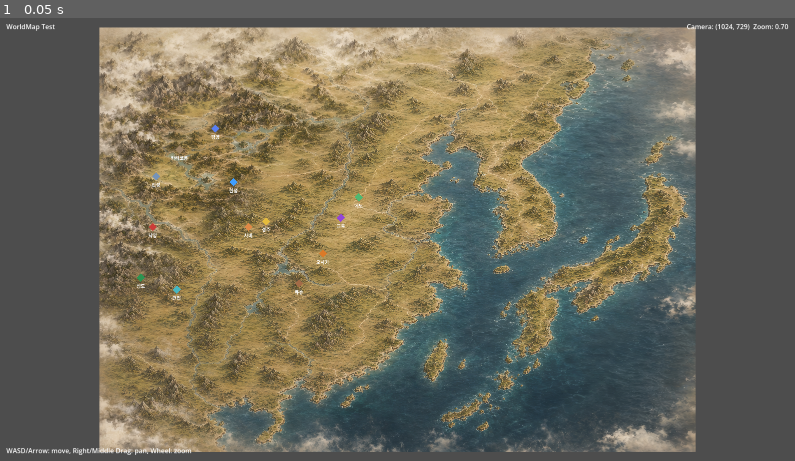
Above: before the commit, frame 1.
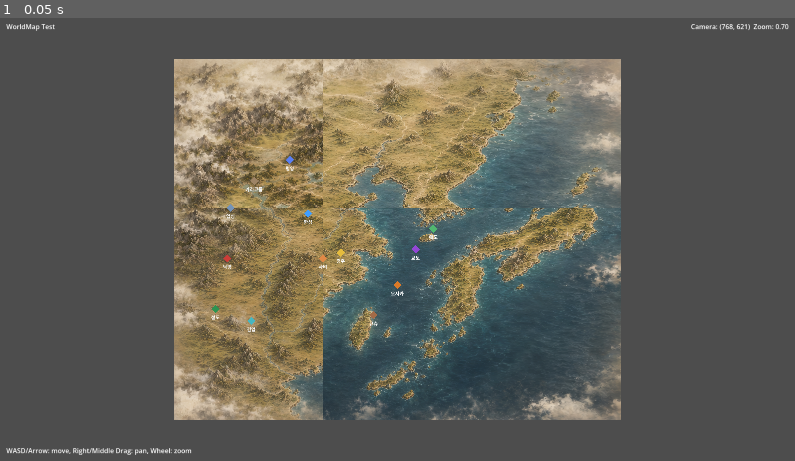
Above: after the commit, the same moment.

Repository: kimjak-app/SamWar_BattleLab
Game: Godot game, scene res://WorldMap_Test.tscn
The game is run twice, just before and just after one commit, with the same random seed, the same clock (stepped at 60 frames per second) and the same inputs. This scene is started directly instead of the project's main scene.
Inputs:
- Up to frame 1 (0.05 s): no input

The runs differ from the first frame. In frame 1, 52% of the frame differs, in the area x 12-100%, y 1-98%.

Commit message:
[v0.68b-2-hotfix3 WorldMap Manual Tile Layout Control]

Diff:
--- a/scripts/worldmap_test.gd
+++ b/scripts/worldmap_test.gd
@@ -19,7 +19,7 @@
 
 
 func _ready() -> void:
-	_configure_tiles()
+	_refresh_world_rect_from_scene_tiles()
 	_configure_camera()
 	_update_camera_debug_label()
 
@@ -48,17 +48,22 @@
 		get_viewport().set_input_as_handled()
 
 
-func _configure_tiles() -> void:
-	var tile_size := _get_primary_tile_size()
-	tile_a1_top_left.centered = false
-	tile_a2_top_right.centered = false
-	tile_b1_bottom_left.centered = false
-	tile_b2_bottom_right.centered = false
-	tile_a1_top_left.position = Vector2.ZERO
-	tile_a2_top_right.position = Vector2(tile_size.x, 0.0)
-	tile_b1_bottom_left.position = Vector2(0.0, tile_size.y)
-	tile_b2_bottom_right.position = tile_size
-	_world_rect = Rect2(Vector2.ZERO, tile_size * 2.0)
+func _refresh_world_rect_from_scene_tiles() -> void:
+	var tile_rects: Array[Rect2] = []
+	var tiles: Array[Sprite2D] = [tile_a1_top_left, tile_a2_top_right, tile_b1_bottom_left, tile_b2_bottom_right]
+	for tile in tiles:
+		var tile_rect := _get_tile_world_rect(tile)
+		if tile_rect.size != Vector2.ZERO:
+			tile_rects.append(tile_rect)
+
+	if tile_rects.is_empty():
+		push_warning("WorldMap tile rects are unavailable; using fallback camera clamp rect.")
+		_world_rect = Rect2(Vector2.ZERO, Vector2(1024.0, 1024.0))
+		return
+
+	_world_rect = tile_rects[0]
+	for tile_rect_index in range(1, tile_rects.size()):
+		_world_rect = _world_rect.merge(tile_rects[tile_rect_index])
 
 
 func _configure_camera() -> void:
@@ -117,11 +122,33 @@
 	world_map_camera.position = Vector2(clamped_x, clamped_y)
 
 
-func _get_primary_tile_size() -> Vector2:
-	if tile_a1_top_left.texture == null:
-		push_warning("WorldMap tile A1 texture is missing; using fallback layout size.")
-		return Vector2(512.0, 512.0)
-	return tile_a1_top_left.texture.get_size()
+func _get_tile_world_rect(tile: Sprite2D) -> Rect2:
+	if tile == null or tile.texture == null:
+		return Rect2()
+
+	var texture_size := tile.texture.get_size()
+	var local_top_left := Vector2.ZERO
+	if tile.centered:
+		local_top_left = -texture_size * 0.5
+
+	var local_corners: Array[Vector2] = [
+		local_top_left,
+		local_top_left + Vector2(texture_size.x, 0.0),
+		local_top_left + Vector2(0.0, texture_size.y),
+		local_top_left + texture_size,
+	]
+
+	var world_points: Array[Vector2] = []
+	for local_corner in local_corners:
+		world_points.append(tile.to_global(local_corner))
+
+	var min_point := world_points[0]
+	var max_point := world_points[0]
+	for point_index in range(1, world_points.size()):
+		min_point = min_point.min(world_points[point_index])
+		max_point = max_point.max(world_points[point_index])
+
+	return Rect2(min_point, max_point - min_point)
 
 
 func _update_camera_debug_label() -> void:
Not shown, changed: agent/CHANGELOG.md
Not shown, changed: agent/CURRENT_STATE.md
Not shown, changed: agent/HANDOFF_TO_CODEX.md
Not shown, changed: agent/NEXT_TASKS.md
Not shown, changed: agent/SESSION_LOG.md
Not shown, changed: agent/WORLDMAP_RULES.md
